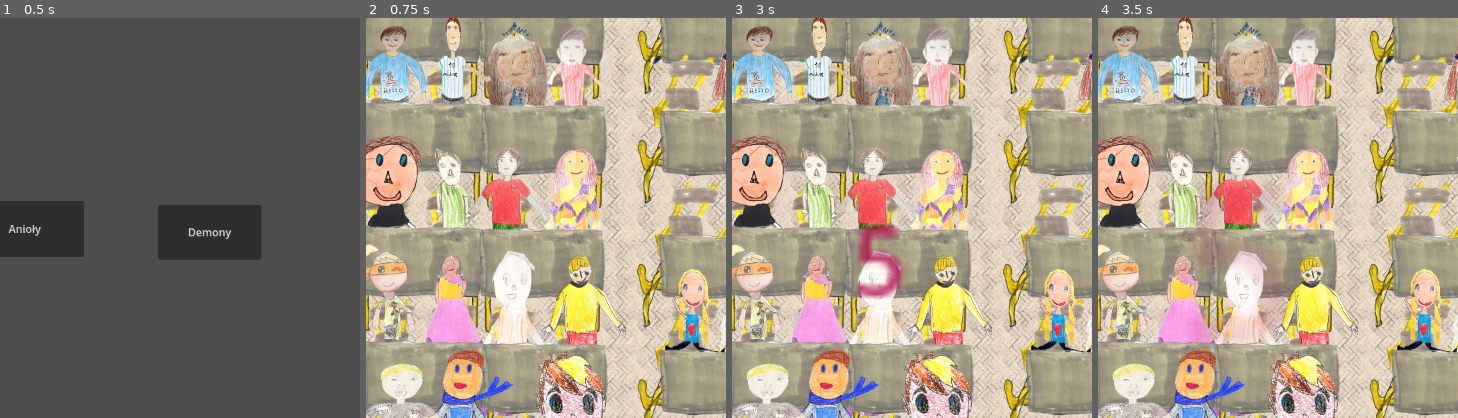
Above: before the commit, frames 1-4 (left to right).
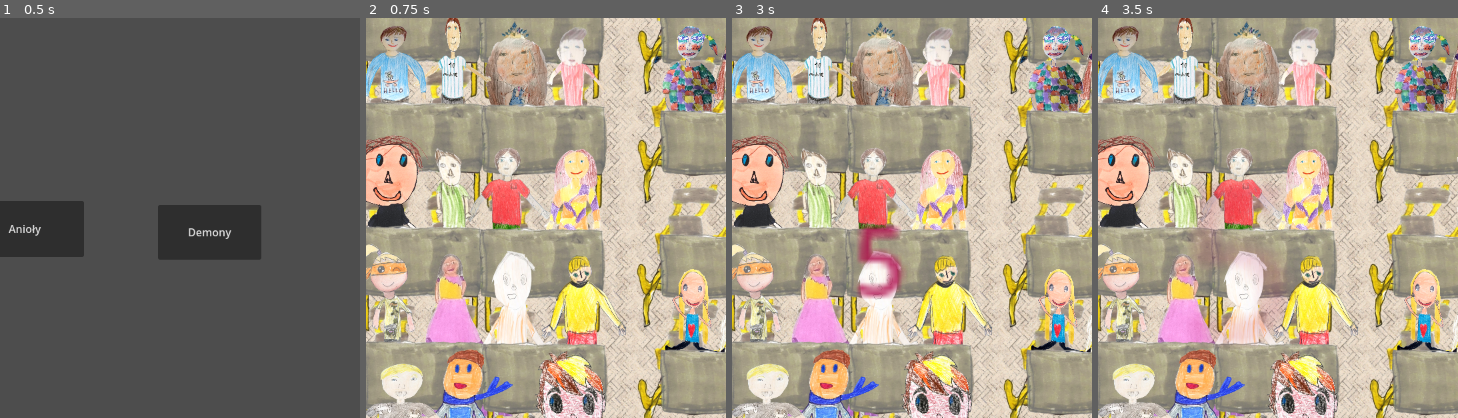
Above: after the commit, the same moments.

Repository: Whyshchuck/Laurka-2026
Game: Godot game, scene res://mode_selection.tscn
The game is run twice, just before and just after one commit, with the same random seed, the same clock (stepped at 60 frames per second) and the same inputs.
Inputs (mouse positions are % of the whole screen's width and height, from its top left):
- Up to frame 1 (0.5 s): no input
- Up to frame 2 (0.75 s): click "Anioły" at 0.5 s
- Up to frame 3 (3 s): tap Enter at 1.25 s; move the mouse to (72, 45) at 1.27 s; tap 0 at 1.35 s; click (72, 45) at 1.42 s; click "Zagraj ponownie" at 2 s; click "Demony" at 2.75 s
- Up to frame 4 (3.5 s): no input
The pictures show only the part of the screen within x 32-82%, y 24-74%; the shares and areas given below are measured in that part.

Frame 1 is identical in both runs. In frame 2, 2.1% of the frame differs, in the area x 82-98%, y 2-24%; in frame 3, 2.1%; in frame 4, 2.1%.

Commit message:
last kid added

Diff:
--- a/classroom.tscn
+++ b/classroom.tscn
@@ -47,6 +47,8 @@
 [ext_resource type="Texture2D" uid="uid://bnia17wrcd3gf" path="res://sprites/abrish.png" id="26_fl1xt"]
 [ext_resource type="AudioStream" uid="uid://c5jscxdu1ysih" path="res://audio/maja.mp3" id="26_j8bve"]
 [ext_resource type="Texture2D" uid="uid://bf34h0x46b278" path="res://sprites/szymon.png" id="27_onxaf"]
+[ext_resource type="Texture2D" uid="uid://bchjxxp4b113r" path="res://sprites/marysia.png" id="29_3f2uc"]
+[ext_resource type="AudioStream" uid="uid://desw0a35tfnu4" path="res://audio/marysia.mp3" id="30_5qgbj"]
 [ext_resource type="AudioStream" uid="uid://oah0xkgyrpuf" path="res://audio/kazik_r.mp3" id="34_mh7vt"]
 [ext_resource type="Texture2D" uid="uid://bss5w4fs7mrti" path="res://sprites/kazik_l.png" id="35_3f2uc"]
 [ext_resource type="AudioStream" uid="uid://bgjdev8tjxuds" path="res://audio/kazik_l.mp3" id="36_5qgbj"]
@@ -332,6 +334,25 @@
 [node name="AudioStreamPlayer" type="AudioStreamPlayer" parent="Pupils/Maja"]
 stream = ExtResource("26_j8bve")
 
+[node name="Majarysia" parent="Pupils" instance=ExtResource("6_6e7js")]
+position = Vector2(920, 460)
+collision_layer = 1
+collision_mask = 2
+
+[node name="TextureRect" type="TextureRect" parent="Pupils/Majarysia"]
+z_as_relative = false
+offset_left = -139.0
+offset_top = -189.0
+offset_right = 154.0
+offset_bottom = 226.0
+scale = Vector2(0.33642, 0.539816)
+texture = ExtResource("29_3f2uc")
+expand_mode = 1
+metadata/_edit_use_anchors_ = true
+
+[node name="AudioStreamPlayer" type="AudioStreamPlayer" parent="Pupils/Majarysia"]
+stream = ExtResource("30_5qgbj")
+
 [node name="Julek" parent="Pupils" instance=ExtResource("6_6e7js")]
 position = Vector2(376, 652)
 collision_layer = 1
Not shown: 1 places in classroom.tscn that only renumber resources
Binary file added: sprites/marysia.png
Not shown, added: sprites/marysia.png.import
Not shown, changed: audio/anabiya.mp3
